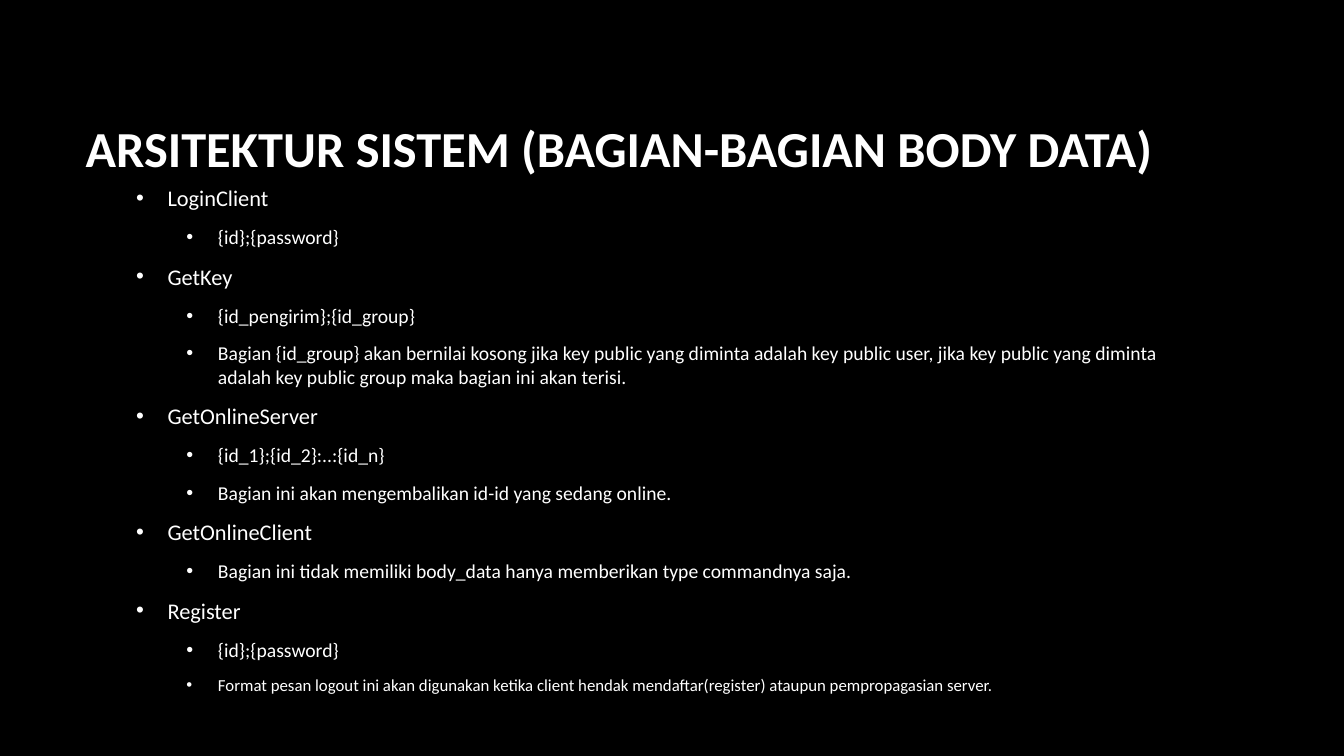
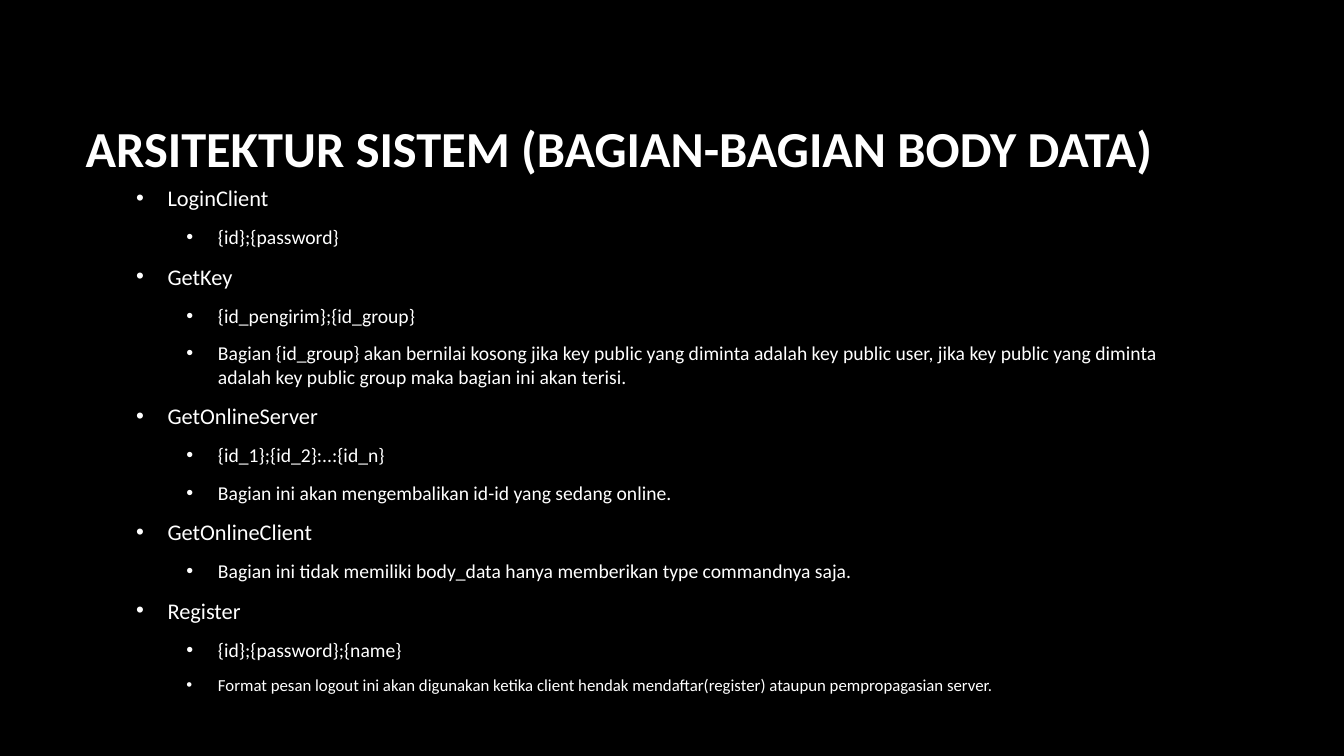
Before and after one commit to cht368/SAT, a slide deck: slide 11 of Arsitektur Sistem Aplikasi Chat.pptx. Drawn at 1344x756 pixels with LibreOffice and Linux fonts; fonts in the diff are those of the drawing; background and template pictures are left out. Boxes give left, top, right and bottom in pixels: in the first picture for what was removed or moved away, otherwise in the second. Text is boxed around its words. In the diff, an @@ line names an element or a change of style, - is before the commit and + after.

```diff
--- a/Arsitektur Sistem Aplikasi Chat.pptx
+++ b/Arsitektur Sistem Aplikasi Chat.pptx
@@ text at [218, 643, 402, 660]: text changed @@
-    • {id};{password}
+    • {id};{password};{name}
```
Also in this commit, not shown: 13 other files.
